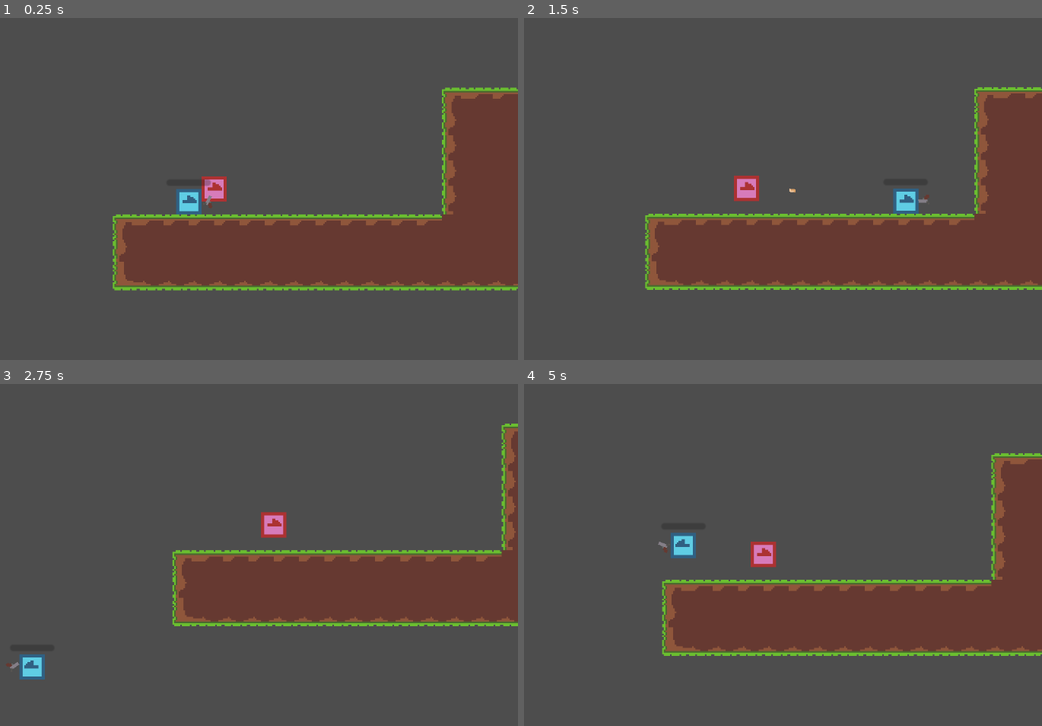
Above: before the commit, frames 1-4 (two rows, left to right).
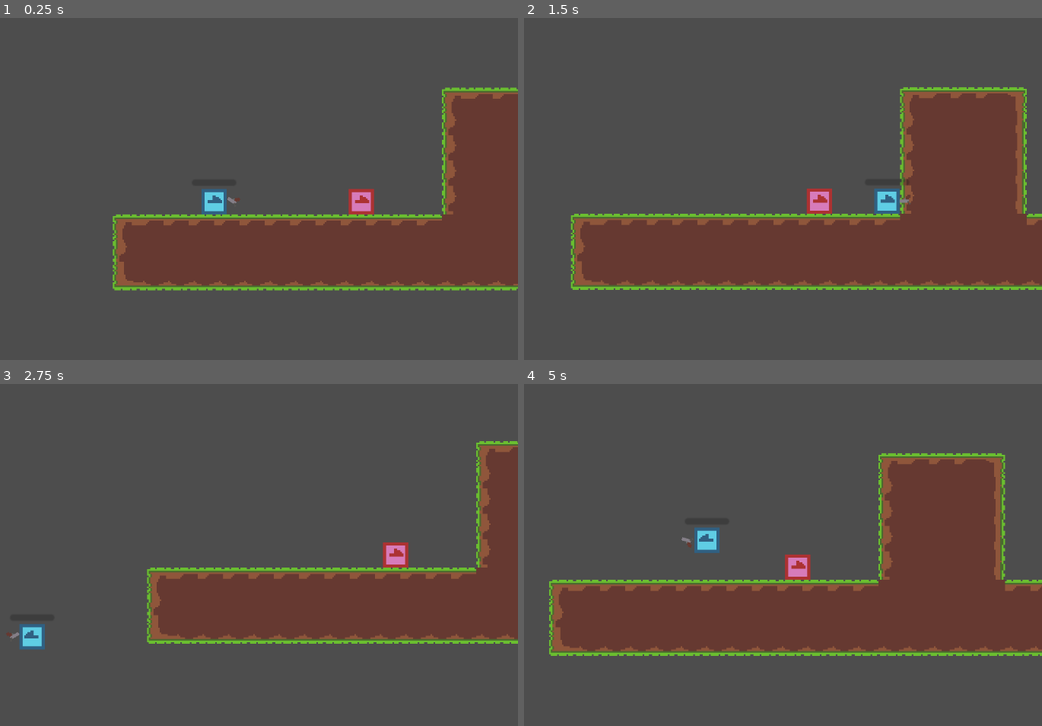
Above: after the commit, the same moments.

Repository: Jacksone2307/GodotProject
Game: Godot game, scene res://Scenes/main.tscn
Same seed, same stepped clock (60 frames per second), same inputs: the game is played once before the commit and once after it.
Inputs (mouse positions are in pixels of both pictures, inside the frame that each line leads up to):
- Up to frame 1 (0.25 s): no input
- Up to frame 2 (1.5 s): tap Enter at 0.5 s; move the mouse to (871, 171) at 0.52 s; hold R (Keyboard_R) 0.53-1.28 s; hold Right (Right) from 0.53 s (still down); tap W (Up) at 0.77 s; move the mouse to (617, 206) at 1.27 s; click (617, 206) at 1.35 s
- Up to frame 3 (2.75 s): tap W (Up) at 1.52 s; move the mouse to (274, 479) at 2.02 s; release Right (Right) at 2.03 s; hold A (Left) from 2.03 s (still down); hold R (Keyboard_R) from 2.03 s (still down)
- Up to frame 4 (5 s): move the mouse to (705, 623) at 2.77 s; release A (Left) at 2.78 s; release R (Keyboard_R) at 2.78 s; hold Right (Right) 2.78-4.28 s; click (705, 623) at 2.85 s; tap W (Up) at 3.02, 3.77, 4.52 s; move the mouse to (922, 606) at 3.52 s; hold R (Keyboard_R) 3.53-4.28 s; move the mouse to (555, 503) at 4.27 s; hold A (Left) from 4.28 s (still down); click (555, 503) at 4.35 s

The runs differ from the first frame. In frame 1, 1.3% of the frame differs, in the area x 34-73%, y 46-58%; in frame 2, 13%; in frame 3, 14%; in frame 4, 20%, in the area x 4-100%, y 20-80%.

Commit message:
Updated character class
move_and_slide implemented here. All character objects now automatically call it. Correctly instantiated monkey node to main scene.

Diff:
--- a/Scenes/main.tscn
+++ b/Scenes/main.tscn
@@ -15,3 +15,4 @@
 layer_0/tile_data = PackedInt32Array(196626, 131072, 2, 131090, 131072, 1, 65554, 131072, 0, 196625, 65536, 2, 131089,  …(2395 unchanged characters)…
 
 [node name="CharacterBody2D" parent="." instance=ExtResource("4_h338m")]
+position = Vector2(93, 0)
--- a/Scripts/Character.gd
+++ b/Scripts/Character.gd
@@ -12,3 +12,5 @@
 	# Add the gravity.
 	if not is_on_floor():
 		velocity.y += gravity * delta
+
+	move_and_slide()
--- a/Scripts/Player.gd
+++ b/Scripts/Player.gd
@@ -32,7 +32,7 @@
 	if velocity.x:
 		$Sprite2D.flip_h = velocity.x < 0
 
-	move_and_slide()
+
 
 func _input(event):
 	if event.is_action_pressed("Mouse_Left"):
--- a/Scripts/main.gd
+++ b/Scripts/main.gd
@@ -1,6 +1,7 @@
 extends Node2D
 
 @export var player_scene: PackedScene
+
 
 var player
 # Called when the node enters the scene tree for the first time.
@@ -8,6 +9,7 @@
 	player = player_scene.instantiate()
 	add_child(player)
 
+
 func _input(event):
 	if event.is_action_pressed("Keyboard_R"):
 		player.queue_free()
